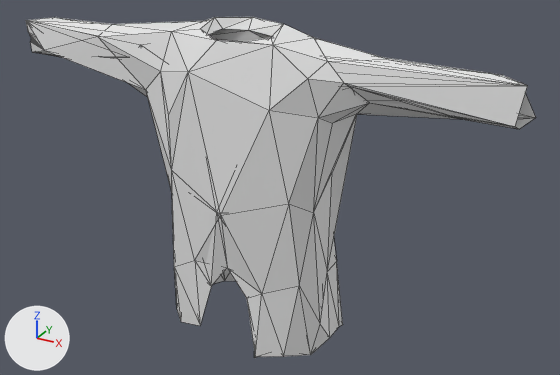
Two versions of the glTF model maybraid/assets/characters/clothes/body/tuberwaber_body/quarter_coat.glb, one commit apart.
One viewpoint serves both versions: a 50 mm lens placed at (1.62, -2.64, 1.56), pointed at (0.1, 0.12, 0.18). Every picture has the same lights, and +X, +Y and +Z are marked at lower left. The older version comes first. Mesh edges are drawn as thin lines. Vertices at exactly the same position are counted once.

Objects in the first picture: 'QuarterCoat'.
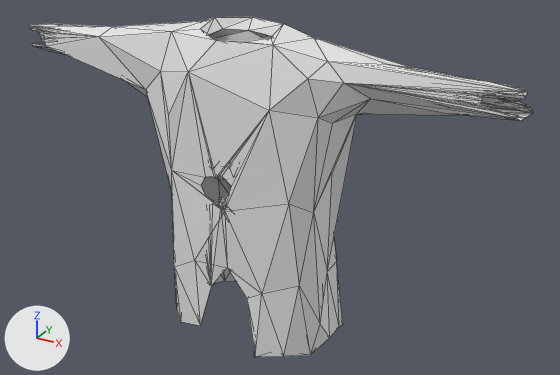
Pixel boxes (x1, y1, x2, y2) of what changed, in the pictures (560 x 375 px):
'QuarterCoat', reshaped: before (26, 17, 536, 358); after (29, 17, 534, 358)
part 1 of me_quartercoat_002, cut back: before (26, 17, 265, 90); after (29, 21, 265, 90)
part 2 of me_quartercoat_002, cut back: before (314, 38, 536, 129); after (314, 38, 534, 123)
part 3 of me_quartercoat_002, cut back: (172, 72, 289, 294) in both

What changed in the scene script:
```text
Change me_quartercoat_002:
    used by ob_quartercoat; location = (0.0, 0.0, 0.0)
    remove me_quartercoat_002.from_pydata(...)  # 225 vertices, 458 faces; spans x -1.15..1.16, y -0.2..0.35, z -0.56..0.92
    add me_quartercoat_002.from_pydata(...)  # 523 vertices, 1002 faces; spans x -1.15..1.15, y -0.17..0.35, z -0.56..0.92
    me_quartercoat_002 part 1: 15 vertices moved from x -1.14..-0.45, y -0.08..0.08, z 0.67..0.85 to x -1.14..-0.45, y -0.07..0.07, z 0.69..0.84; 48 vertices removed from x -1.15..-0.27, y -0.08..0.08, z 0.67..0.83; 183 vertices added at x -1.15..-0.24, y -0.05..0.05, z 0.7..0.82
    me_quartercoat_002 part 2: 13 vertices moved from x 0.36..1.16, y -0.07..0.09, z 0.68..0.85 to x 0.36..1.12, y -0.05..0.06, z 0.69..0.84; 13 vertices removed from x 0.52..1.14, y -0.08..0.08, z 0.67..0.84; 120 vertices added at x 0.51..1.15, y -0.06..0.05, z 0.69..0.81
    me_quartercoat_002 part 3: 1 vertex moved within x 0.25, y -0.11, z 0.19; 3 vertices removed from x -0.26..0.0, y -0.2..-0.13, z 0.16..0.21; 59 vertices added at x -0.25..0.19, y -0.17..-0.11, z 0.14..0.36
```
